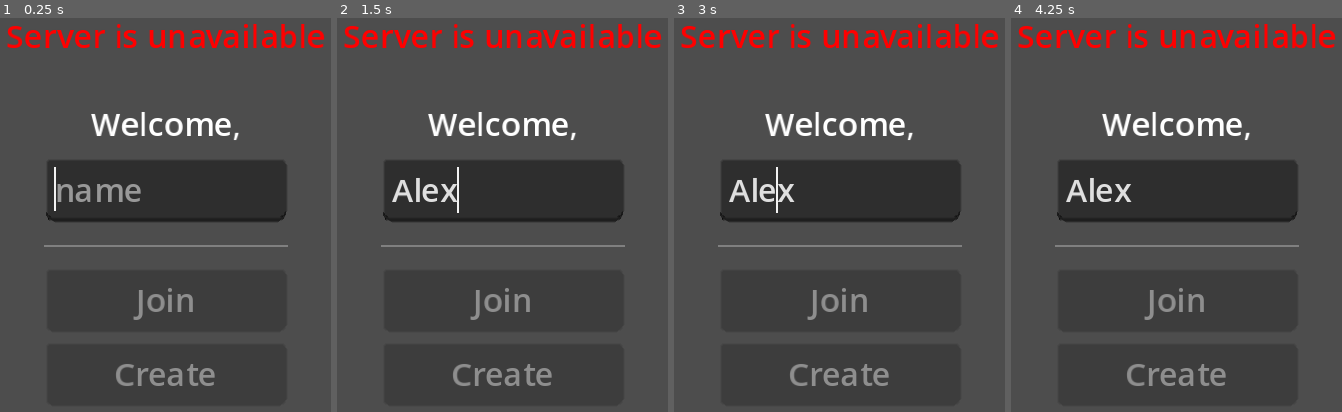
Above: before the commit, frames 1-4 (left to right).
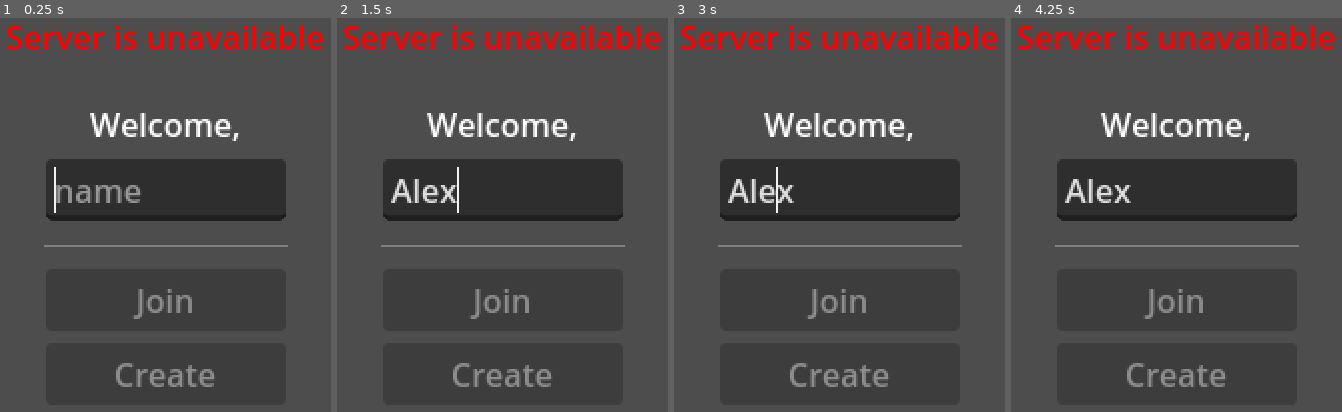
Above: after the commit, the same moments.

Repository: andreibachim/santa
Game: Godot game, scene res://Santa3.tscn
The game is run twice, just before and just after one commit, with the same random seed, the same clock (stepped at 60 frames per second) and the same inputs.
Inputs (mouse positions are in pixels of both pictures, inside the frame that each line leads up to):
- Up to frame 1 (0.25 s): no input
- Up to frame 2 (1.5 s): click (502, 191) at 0.52 s; type "Alex" at 0.6 s; tap Enter (ui_accept) at 1.25 s; hold Right (ui_right) from 1.28 s (still down)
- Up to frame 3 (3 s): tap Enter (ui_accept) at 1.52, 2, 2.27, 2.75 s; release Right (ui_right) at 2.78 s; hold Left (ui_left) from 2.78 s (still down)
- Up to frame 4 (4.25 s): tap Enter (ui_accept) at 3.5, 3.77 s; release Left (ui_left) at 3.53 s; hold Right (ui_right) from 3.53 s (still down)

The runs differ from the first frame. In frame 1, 4.2% of the frame differs, in the area x 1-98%, y 1-94%; in frame 2, 4.2%; in frame 3, 4.2%; in frame 4, 4.2%.

Commit message:
revent project config changes and update server IP

Diff:
--- a/project.godot
+++ b/project.godot
@@ -25,11 +25,9 @@
 window/size/viewport_height=240
 window/size/window_width_override=720
 window/size/window_height_override=480
-window/stretch/mode="canvas_items"
+window/stretch/mode="viewport"
 
 [rendering]
 
 renderer/rendering_method="gl_compatibility"
 renderer/rendering_method.mobile="gl_compatibility"
-2d/snap/snap_2d_transforms_to_pixel=true
-2d/snap/snap_2d_vertices_to_pixel=true
--- a/screens/landing/landing.gd
+++ b/screens/landing/landing.gd
@@ -12,7 +12,7 @@
 
 var server_available: bool = false
 
-const SERVER_IP: String = "localhost"
+const SERVER_IP: String = "192.168.0.130"
 const LOBBY_PORT: int = 7000
 
 func _ready() -> void:
